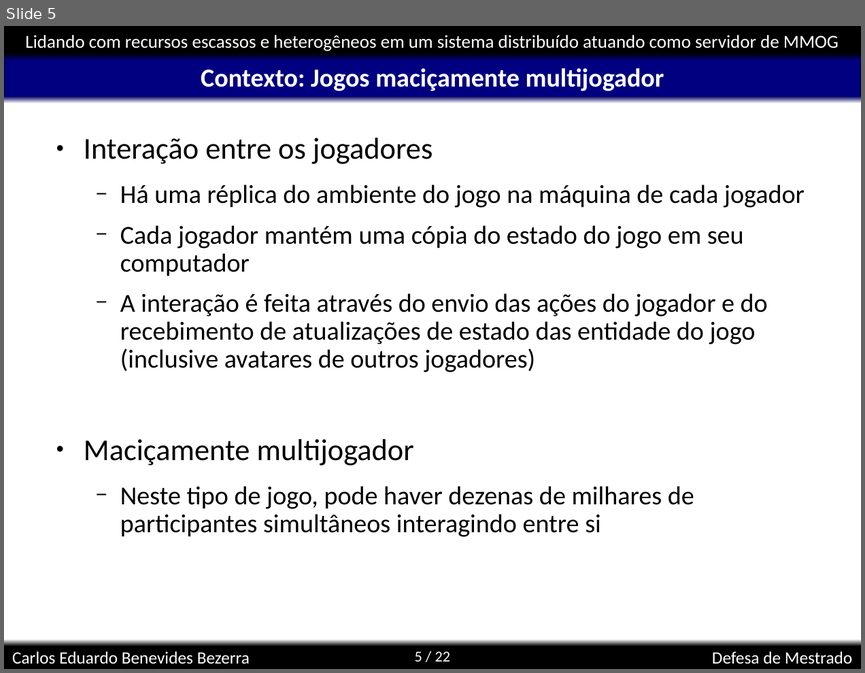
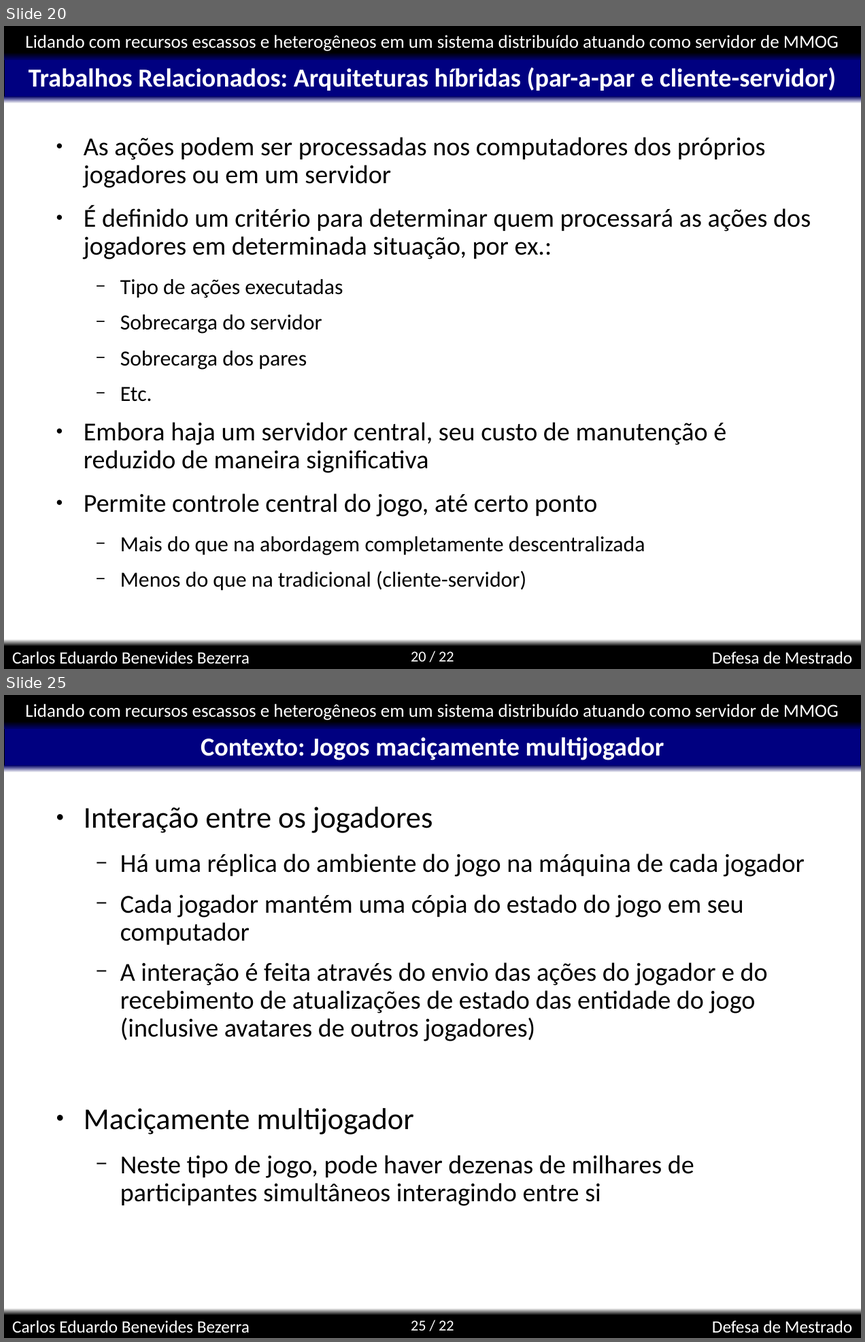
Before and after one commit to kdubezerra/kdubezerra, a slide deck: textos/dissertation/Diss_Defesa.ppt. Shown one above the other, each under a label of ours: slide 5 before the commit, slides 20 and 25 after it; the slides between them are not shown. The pictures are 865x673 and 865x1342 pixels, drawn with LibreOffice and Linux fonts; fonts in the diff are those of the drawing; background and template pictures are left out. Boxes give left, top, right and bottom in pixels: in the first picture for what was removed or moved away, otherwise in the second. Text is boxed around its words. In the diff, an @@ line names an element or a change of style, - is before the commit and + after.

```diff
--- a/textos/dissertation/Diss_Defesa.ppt
+++ b/textos/dissertation/Diss_Defesa.ppt
@@ slide 20 added at (4, 26, 861, 669), background #FFFFFF; not listed: 8 template elements that a slide beside it also shows @@
@@ title added at (28, 67, 836, 91), 24 pt, text #FFFFFF, bold @@
+Trabalhos Relacionados: Arquiteturas híbridas (par-a-par e cliente-servidor)
@@ text added at (84, 137, 810, 590), 24 pt, text #000000 @@
+● As ações podem ser processadas nos computadores dos próprios jogadores ou em um servidor
+● É definido um critério para determinar quem processará as ações dos jogadores em determinada situação, por ex.:
+  − Tipo de ações executadas
+  − Sobrecarga do servidor
+  − Sobrecarga dos pares
+  − Etc.
+● Embora haja um servidor central, seu custo de manutenção é reduzido de maneira significativa
+● Permite controle central do jogo, até certo ponto
+  − Mais do que na abordagem completamente descentralizada
+  − Menos do que na tradicional (cliente-servidor)
@@ what was slide 5 is now slide 25 @@
@@ page number at (411, 1320, 454, 1330): text changed @@
-5 / 22
+25 / 22
```
Also in this commit, not shown: 5 slides changed, 23 other slides added, 7 slides removed, 19 other files.
